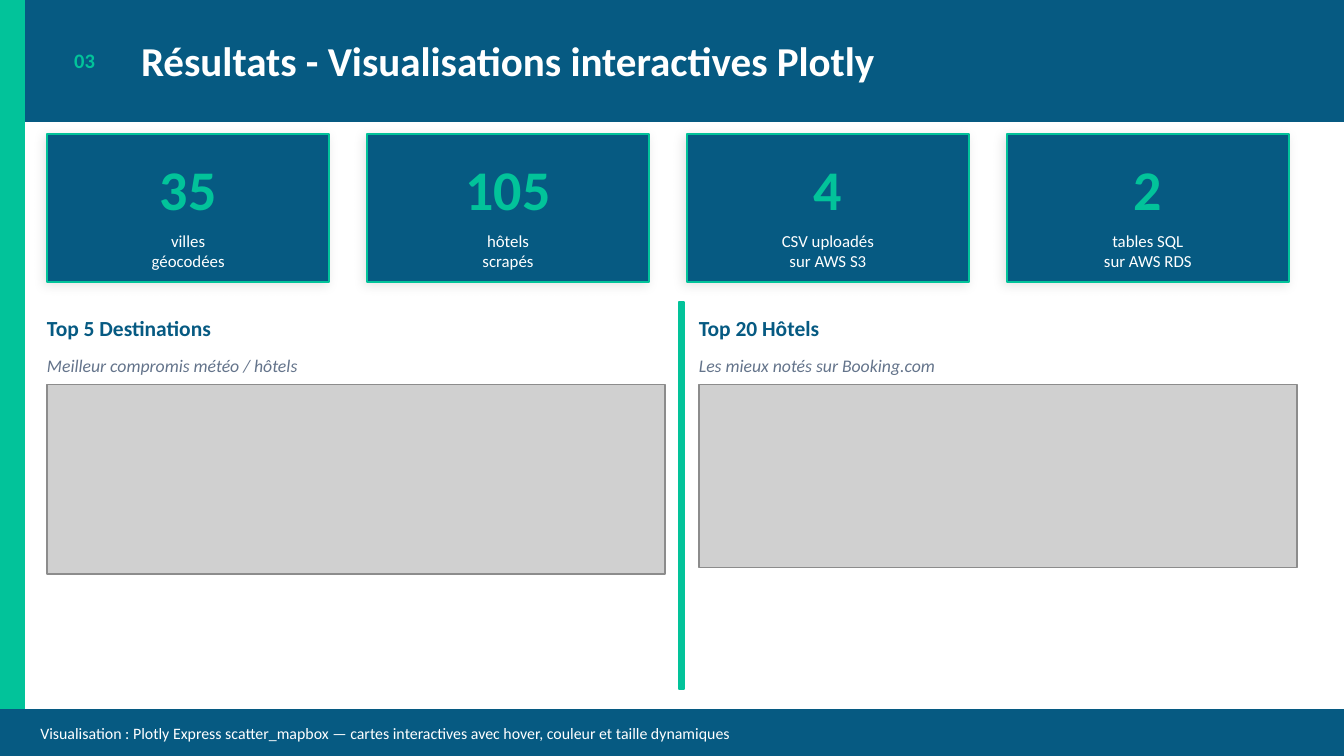
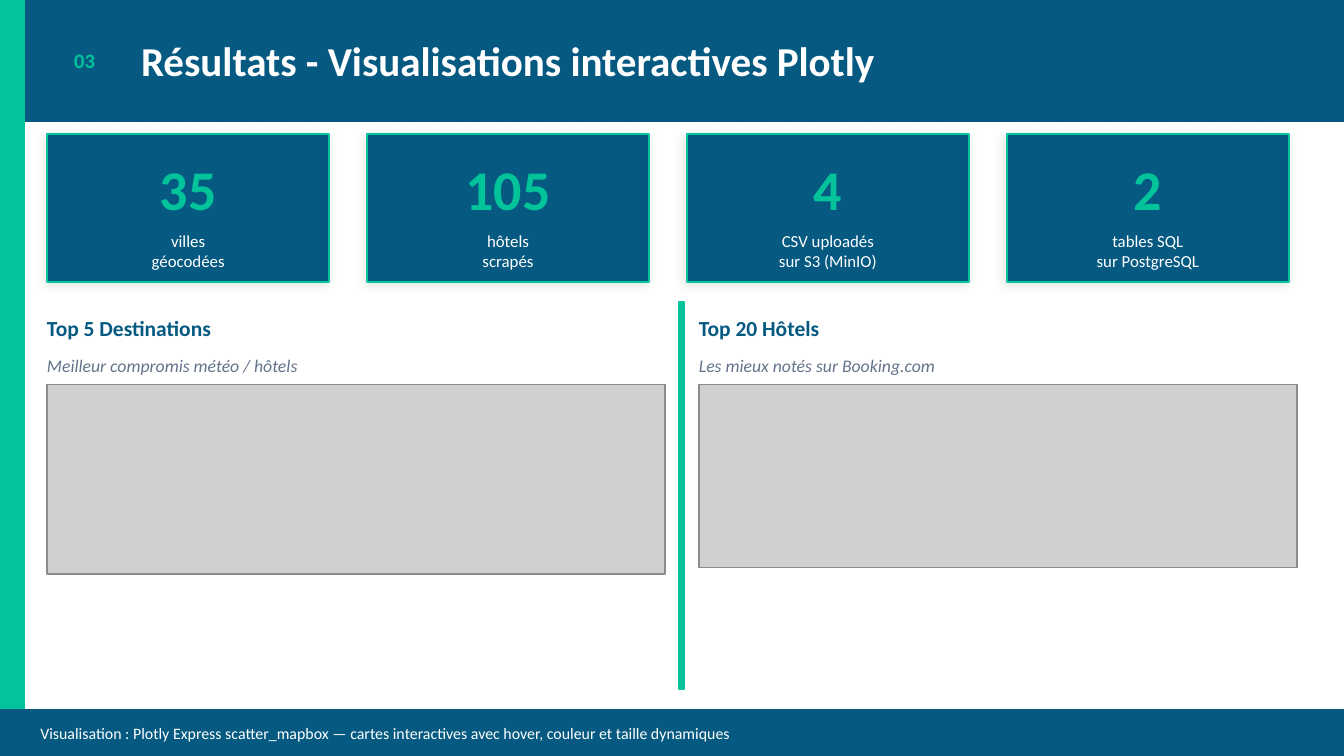
Before and after one commit to AichaFa/2-Projets-Fullstack, a slide deck: slide 3 of 1-Construire et gérer une infrastructure de données/Projet-Planifiez votre voyage avec Kayak/docs/Kayak_Story_slides.pptx. Drawn at 1344x756 pixels with LibreOffice and Linux fonts; fonts in the diff are those of the drawing; grey boxes stand for pictures. Boxes give left, top, right and bottom in pixels: in the first picture for what was removed or moved away, otherwise in the second. Text is boxed around its words. In the diff, an @@ line names an element or a change of style, - is before the commit and + after.

Commit message:
Infrastructure locale MinIO + PostgreSQL : notebook, README, presentation et captures a jour

```diff
--- a/1-Construire et gérer une infrastructure de données/Projet-Planifiez votre voyage avec Kayak/docs/Kayak_Story_slides.pptx
+++ b/1-Construire et gérer une infrastructure de données/Projet-Planifiez votre voyage avec Kayak/docs/Kayak_Story_slides.pptx
@@ text at [779,255,877,269]: text changed @@
-sur AWS S3
+sur S3 (MinIO)
@@ text at [1097,256,1199,270]: text changed @@
-sur AWS RDS
+sur PostgreSQL
```
Also in this commit, not shown: 4 other slides changed, 24 other files.
